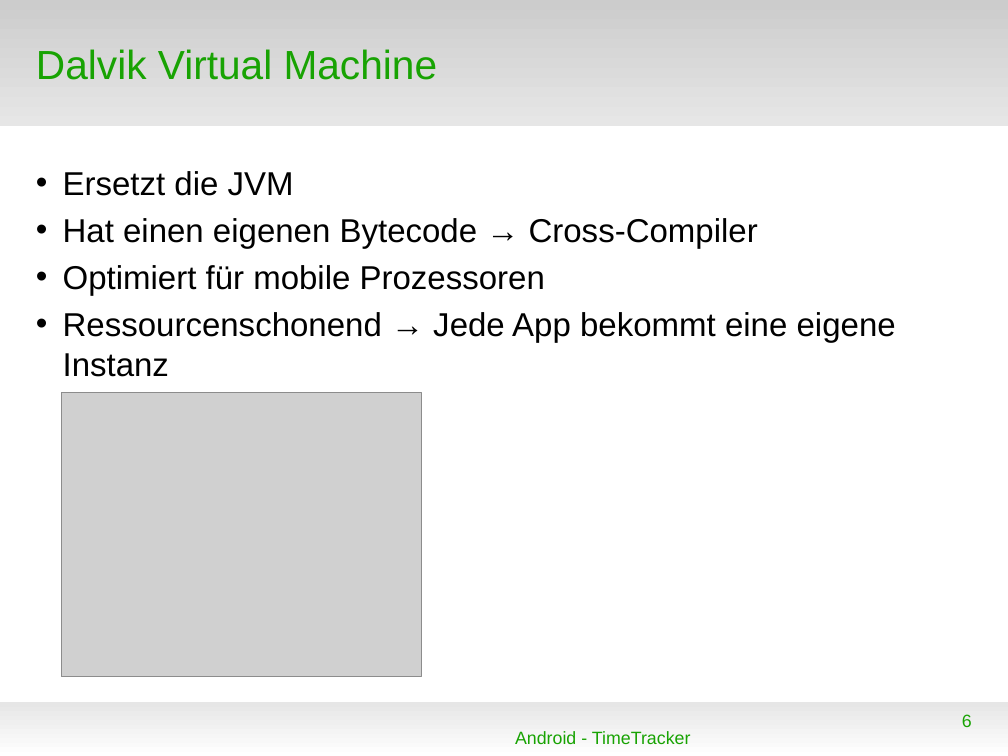
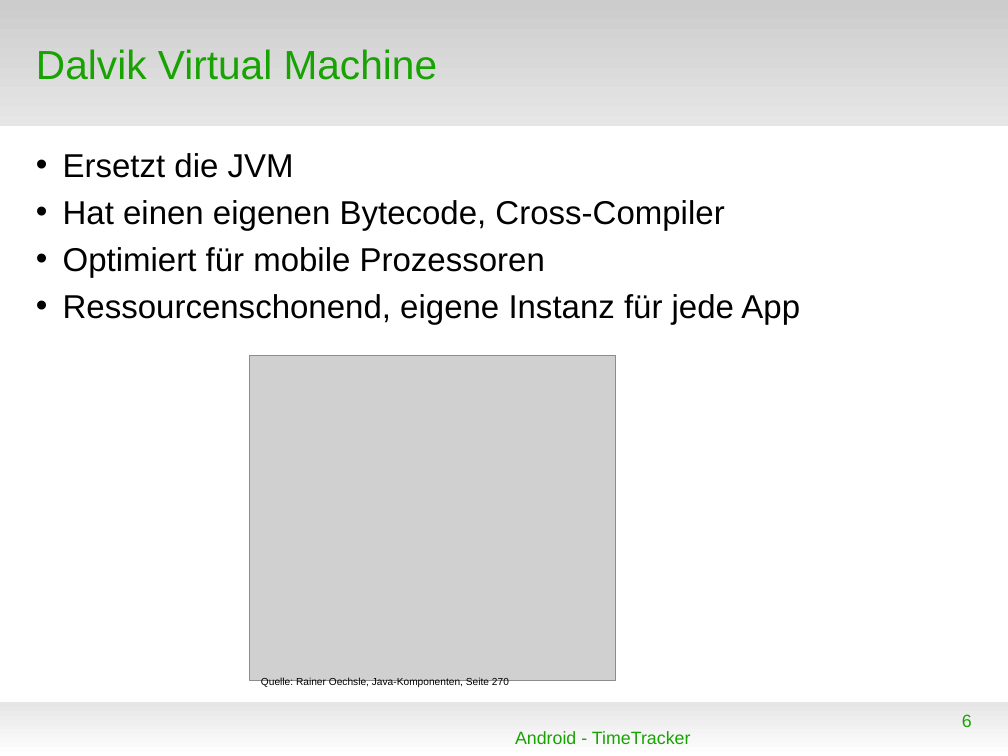
Before and after one commit to floriandrs/presentation, a slide deck: slide 6 of vortrag.odp. Drawn at 1008x756 pixels with LibreOffice and Linux fonts; fonts in the diff are those of the drawing; grey boxes stand for pictures; background and template pictures are left out. Boxes give left, top, right and bottom in pixels: in the first picture for what was removed or moved away, otherwise in the second. Text is boxed around its words. In the diff, an @@ line names an element or a change of style, - is before the commit and + after.

```diff
--- a/vortrag.odp
+++ b/vortrag.odp
@@ text "Ersetzt die JVM": place and size @@
-text "Ersetzt die JVM" at [63, 171, 896, 377]
+text "Ersetzt die JVM" at [63, 153, 800, 325]
@@ text at [63, 200, 724, 230]: text changed @@
-• Hat einen eigenen Bytecode → Cross-Compiler
+• Hat einen eigenen Bytecode, Cross-Compiler
@@ text at [63, 294, 800, 325]: text changed @@
-• Ressourcenschonend → Jede App bekommt eine eigene Instanz
+• Ressourcenschonend, eigene Instanz für jede App
@@ picture: place and size @@
-picture at [61, 392, 422, 677]
+picture at [250, 356, 616, 681]
@@ text added at [261, 677, 509, 687], 8 pt, text #000000 @@
+Quelle: Rainer Oechsle, Java-Komponenten, Seite 270
```
Also in this commit, not shown: 9 other slides changed, 3 slides added, 1 slide removed, 7 other files.
